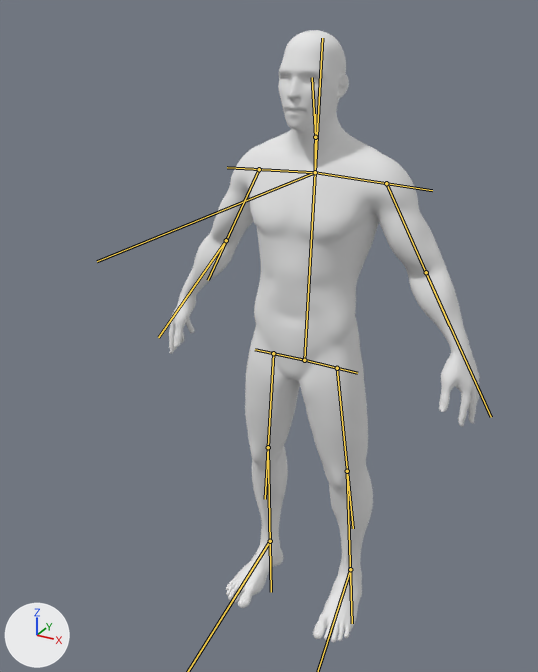
One commit to the glTF model 4232_autosave.glb: the scene before it, then after it.
One viewpoint serves both versions: a 50 mm lens placed at (0.93, -1.93, 1.97), pointed at (-0.05, -0.15, 1.07). Arrows for +X, +Y and +Z are at lower left; the lights stay in place. Both versions are drawn at frame 10 of the action 'Zig'; the numbers are the values there. The bones that bend it are drawn over the model as lines.

Objects in the first picture: 'FinalBaseMesh'.
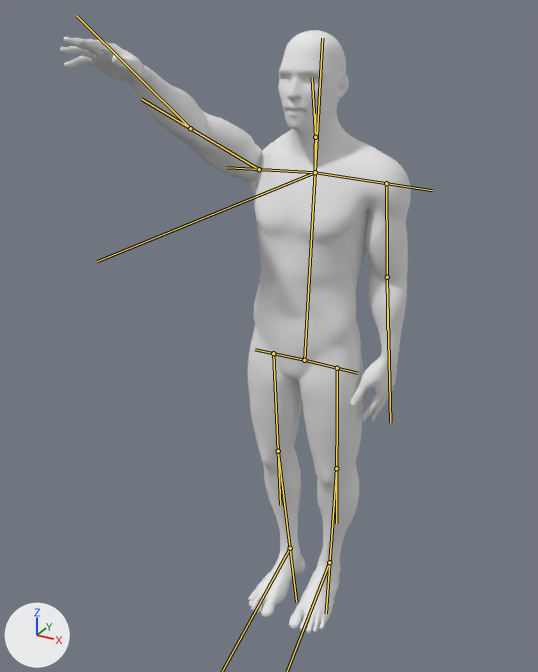
Boxes [x1, y1, x2, y2] around the edits, measured in the pictures (538 x 672 px):
'FinalBaseMesh', posed (13% wider): before [169, 30, 480, 642]; after [60, 30, 411, 633]
bone 'UpperArm.L', root to tip: before (386, 183) to (449, 326); after (386, 183) to (387, 330)
bone 'UpperArm.R', root to tip: before (259, 169) to (208, 280); after (259, 169) to (141, 99)
bone 'UpperLeg.L', root to tip: before (337, 368) to (353, 528); after (337, 368) to (336, 523)
bone 'UpperLeg.R', root to tip: before (273, 353) to (265, 499); after (273, 353) to (280, 505)

Patch to the scene script:
```diff
--- a/4232_autosave.glb.py
+++ b/4232_autosave.glb.py
@@ bone_upperarm_l @@
 bone_upperarm_l = bpy.data.objects['Armature'].pose.bones['UpperArm.L']  # child of 'Shoulder.L'
-bone_upperarm_l.rotation_quaternion = (1.0, 0.0, 0.0, 0.0)  # degrees (0, 0, 0)
+bone_upperarm_l.rotation_quaternion = (0.977, 0.0, 0.009, -0.215)  # degrees (0, 1, -25)
@@ bone_upperarm_r @@
 bone_upperarm_r = bpy.data.objects['Armature'].pose.bones['UpperArm.R']  # child of 'Shoulder.R'
-bone_upperarm_r.rotation_quaternion = (1.0, 0.0, 0.0, 0.0)  # degrees (0, 0, 0)
+bone_upperarm_r.rotation_quaternion = (0.581, 0.67, 0.001, -0.462)  # degrees (83, 38, -43)
@@ bone_upperleg_l @@
 bone_upperleg_l = bpy.data.objects['Armature'].pose.bones['UpperLeg.L']  # child of 'Hip.L'
-bone_upperleg_l.rotation_quaternion = (1.0, 0.0, 0.0, 0.0)  # degrees (0, 0, 0)
+bone_upperleg_l.rotation_quaternion = (0.999, -0.05, 0.004, 0.0)  # degrees (-6, 0, 0)
@@ bone_upperleg_r @@
 bone_upperleg_r = bpy.data.objects['Armature'].pose.bones['UpperLeg.R']  # child of 'Hip.R'
-bone_upperleg_r.rotation_quaternion = (1.0, 0.0, 0.0, 0.0)  # degrees (0, 0, 0)
+bone_upperleg_r.rotation_quaternion = (0.999, -0.051, -0.004, 0.0)  # degrees (-6, 0, 0)
```
